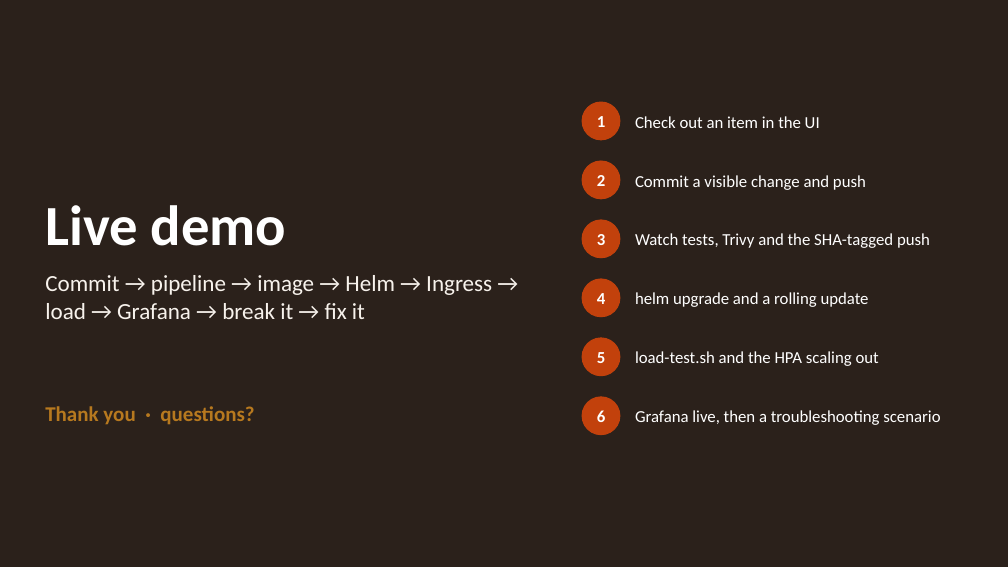
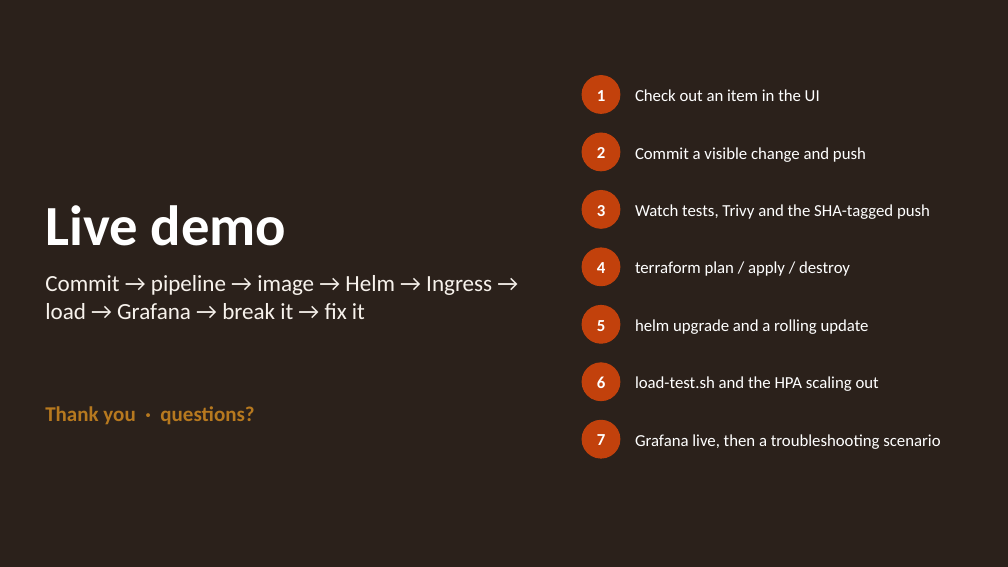
Before and after one commit to aastik-gg/DevOps_Project, a slide deck: slide 19 of presentation/GearLoop-Capstone.pptx. Drawn at 1008x567 pixels with LibreOffice and Linux fonts; fonts in the diff are those of the drawing. Boxes give left, top, right and bottom in pixels: in the first picture for what was removed or moved away, otherwise in the second. Text is boxed around its words. In the diff, an @@ line names an element or a change of style, - is before the commit and + after.

Commit message:
docs: update deck for local Terraform (plan/apply/destroy on minikube)

```diff
--- a/presentation/GearLoop-Capstone.pptx
+++ b/presentation/GearLoop-Capstone.pptx
@@ 2 texts, 1 ellipse: place and size @@
-2 texts, 1 ellipse at bbox=[582, 102, 820, 140]
+2 texts, 1 ellipse at bbox=[582, 76, 820, 113]
@@ 6 texts, 1 ellipse: place and size @@
-6 texts, 1 ellipse at bbox=[582, 161, 930, 363]
+6 texts, 1 ellipse at bbox=[582, 133, 930, 331]
@@ ellipse added at bbox=[582, 191, 620, 228], fill #C2410C, outline #C2410C 1 pt @@
@@ ellipse: place and size @@
-ellipse at bbox=[582, 220, 620, 258]
+ellipse at bbox=[582, 248, 620, 286]
@@ text added at bbox=[635, 261, 850, 276], 16 pt, text #FFFFFF @@
+terraform plan / apply / destroy
@@ 3 texts, 3 ellipses: place and size @@
-3 texts, 3 ellipses at bbox=[582, 279, 940, 435]
+3 texts, 3 ellipses at bbox=[582, 306, 940, 458]
@@ text "6": place and size @@
-text "6" at bbox=[597, 410, 605, 422]
+text "6" at bbox=[597, 376, 605, 388]
@@ text added at bbox=[597, 434, 605, 445], 16 pt, text #FFFFFF, bold @@
+7
```
Also in this commit, not shown: 3 other slides changed, 1 slide added, 1 slide removed.
